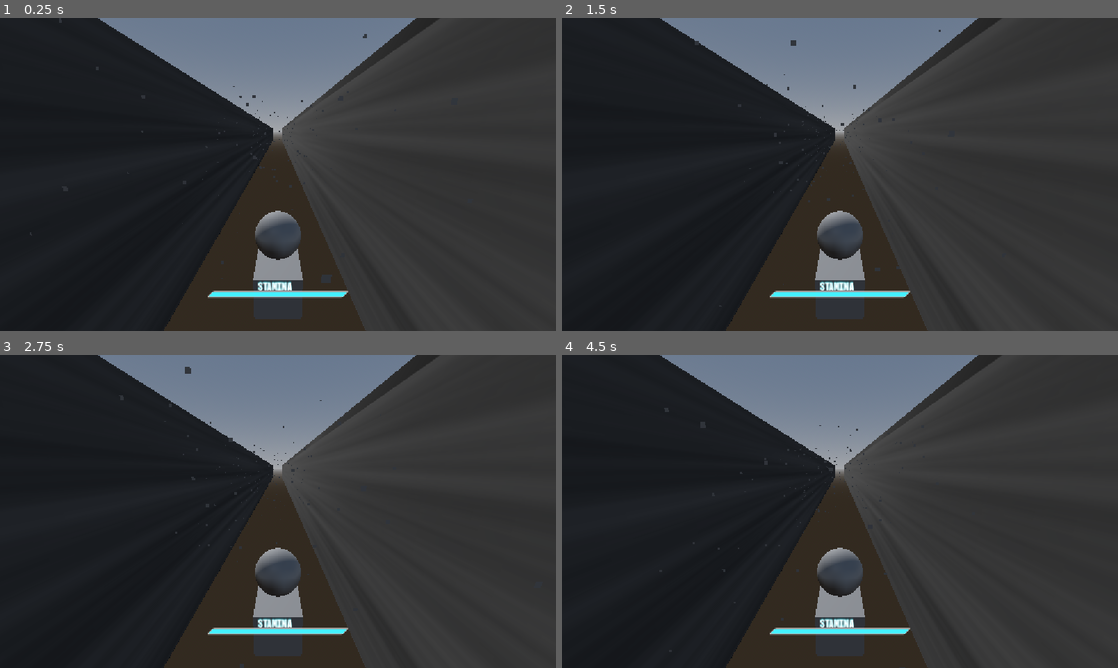
Above: before the commit, frames 1-4 (two rows, left to right).
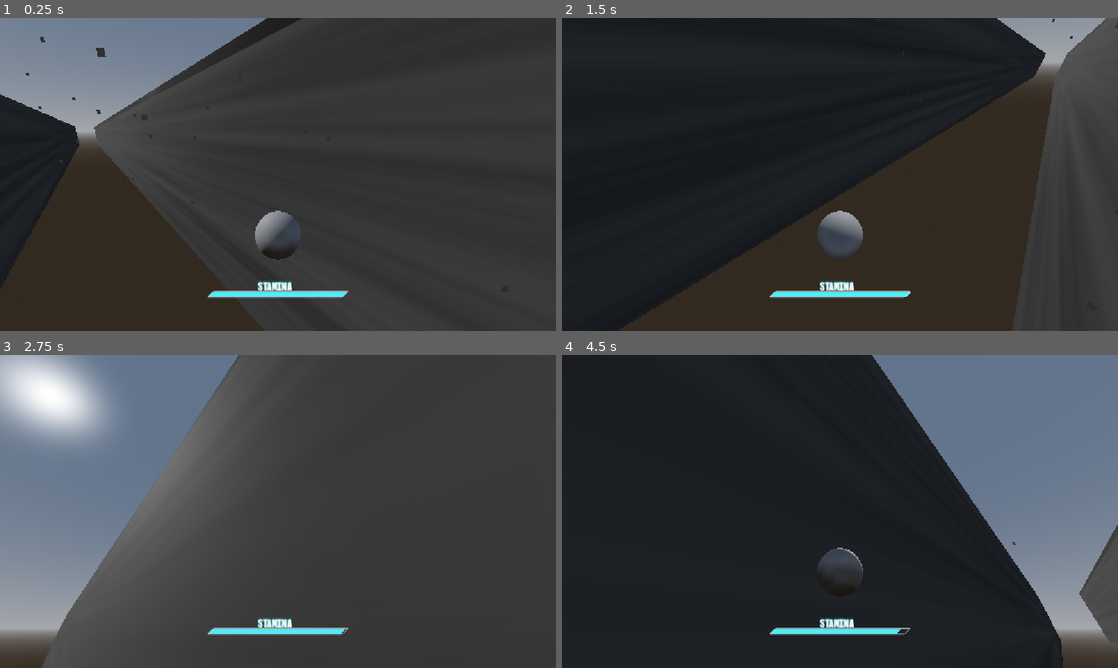
Above: after the commit, the same moments.

Repository: PortalGolem/havenIE2026GameJam
Game: Godot game, scene res://Scenes/Main.tscn
Two runs of this game, one before a commit and one after it. Both use one fixed random seed, a clock stepped at 60 frames per second and the inputs below.
Inputs (mouse positions are in pixels of both pictures, inside the frame that each line leads up to):
- Up to frame 1 (0.25 s): no input
- Up to frame 2 (1.5 s): move the mouse to (962, 158) at 0.52 s; press the mouse at (962, 158) at 0.53 s; hold D (Right) 0.53-1.28 s; tap Space (Jump) at 0.77 s; move the mouse to (728, 190) at 1.27 s; release the mouse at (728, 190) at 1.28 s; hold S (Backward) from 1.28 s (still down); tap Shift (Dash) at 1.35 s
- Up to frame 3 (2.75 s): tap Space (Jump) at 1.52 s; move the mouse to (333, 442) at 2.02 s; release S (Backward) at 2.03 s; press the mouse at (333, 442) at 2.03 s; hold D (Right) from 2.03 s (still down)
- Up to frame 4 (4.5 s): move the mouse to (812, 574) at 2.77 s; release D (Right) at 2.78 s; release the mouse at (812, 574) at 2.78 s; hold W (Forward) 2.78-3.53 s; tap Shift (Dash) at 2.85, 4.35 s; tap Space (Jump) at 3.02, 3.77 s; move the mouse to (1006, 558) at 3.52 s; press the mouse at (1006, 558) at 3.53 s; hold A (Left) from 3.53 s (still down); move the mouse to (673, 464) at 4.27 s; release the mouse at (673, 464) at 4.28 s

The runs differ from the first frame. In frame 1, 36% of the frame differs, in the area x 0-75%, y 0-100%; in frame 2, 28%; in frame 3, 53%; in frame 4, 47%.
Error before the commit: Parse Error: Identifier "deltaa" not declared in the current scope. (res://Player/PlayerController.gd:170)

Commit message:
fix dampening

Diff:
--- a/Player/PlayerController.gd
+++ b/Player/PlayerController.gd
@@ -131,7 +131,7 @@
 		wallCollision = false
 	elif currentMovement == MOVEMENT_MODE.AIR:
 		# accept input left and right and change velocity
-		velocity.move_toward(Vector3.BACK * minZVelocity, delta * airDrag)
+		velocity = velocity.move_toward(Vector3.BACK * minZVelocity, delta * airDrag)
 		velocity += Vector3(delta * movementInput.x * airSpeed, 0, 0)
 		velocity.y -= airGravity * delta
 		position += velocity.rotated(Vector3.UP, rotation.y) * delta
@@ -141,7 +141,7 @@
 	elif currentMovement == MOVEMENT_MODE.WALL:
 		velocity.x = 0
 		velocity.y -= wallGravity * delta
-		velocity.move_toward(Vector3.BACK * minZVelocity, wallDrag * delta)
+		velocity = velocity.move_toward(Vector3.BACK * minZVelocity, wallDrag * delta)
 		position += Vector3(velocity.x, velocity.y, -velocity.z) * delta
 		if (wallNormal.x > 0):
 			position.x = wallX - wallDistance
@@ -167,7 +167,7 @@
 		if wallCollision:
 			dashDirection = Vector3.BACK
 
-		dash_lock_timer -= deltaa
+		dash_lock_timer -= delta
 		if dash_lock_timer <= 0:
 			if wallCollision:
 				currentMovement = MOVEMENT_MODE.WALL
--- a/Scenes/andrew_test.tscn
+++ b/Scenes/andrew_test.tscn
@@ -46,19 +46,6 @@
 maxYRotation = 45.0
 jumpVector = Vector3(10, 5, 25)
 dashVector = Vector3(0, 3, 20)
-Camera_FOV_def = null
-Camera_FOV = null
-Game_Speed = null
-minZVelocity = null
-dash_time = null
-dash_timer = null
-dash_speed = null
-dash_lock_time = null
-dash_lock_timer = null
-stanima_dash_cost = null
-stanima_jump_cost = null
-stanima_regeneration = null
-velocity = null
 
 [node name="WorldEnvironment" type="WorldEnvironment" parent="." unique_id=790657928]
 environment = SubResource("Environment_2m7an")
